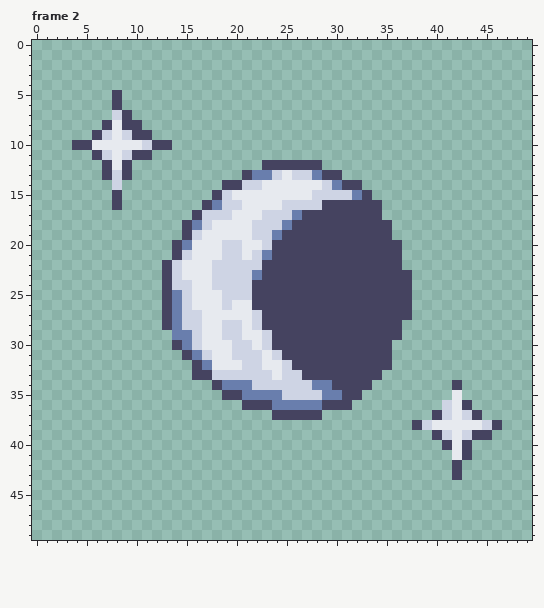
One commit to this pixel-art file: assets/aseprite/moon.aseprite. Above is the file before it was changed.
50x50 pixels, 4 frames. Shown: frame 2. The commit also changed other frames, which this record leaves out.
Once edited:
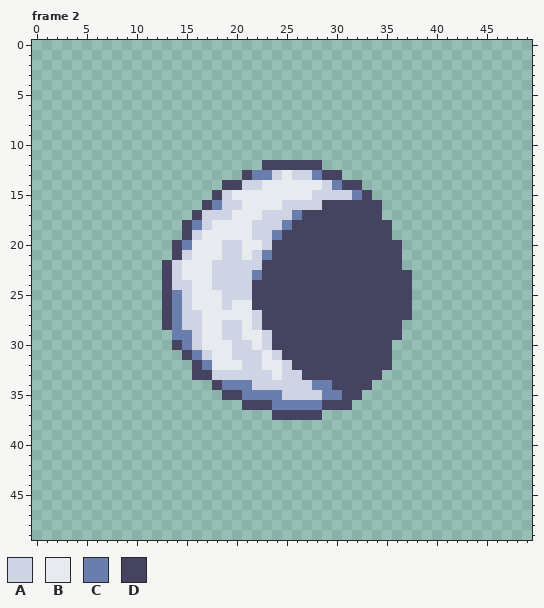
Palette (. is transparent): A #ced4e4  B #e7eaef  C #697ead  D #454360
From old to new:
--- frame 2
@@ x 2..15 @@
  4 ..............
- 5 ......D.......
- 6 ......D.......
- 7 ......AD......
- 8 .....DBDD.....
- 9 ....DABADD....
-10 ..DDBBBBBADD..
-11 ....DABADD....
-12 .....DBD......
-13 .....DAD......
-14 ......A.......
-15 ......D.......
-16 ......D.......
+ 5 ..............
+ 6 ..............
+ 7 ..............
+ 8 ..............
+ 9 ..............
+10 ..............
+11 ..............
+12 ..............
+13 ..............
+14 ..............
+15 ..............
+16 ..............
 17 ..............
@@ x 36..48 @@
 33 .............
-34 ......D......
-35 ......B......
-36 .....ABD.....
-37 ....DABAD....
-38 ..DABBBBBAD..
-39 ....DABADD...
-40 .....DBD.....
-41 ......BD.....
-42 ......D......
-43 ......D......
+34 .............
+35 .............
+36 .............
+37 .............
+38 .............
+39 .............
+40 .............
+41 .............
+42 .............
+43 .............
 44 .............
